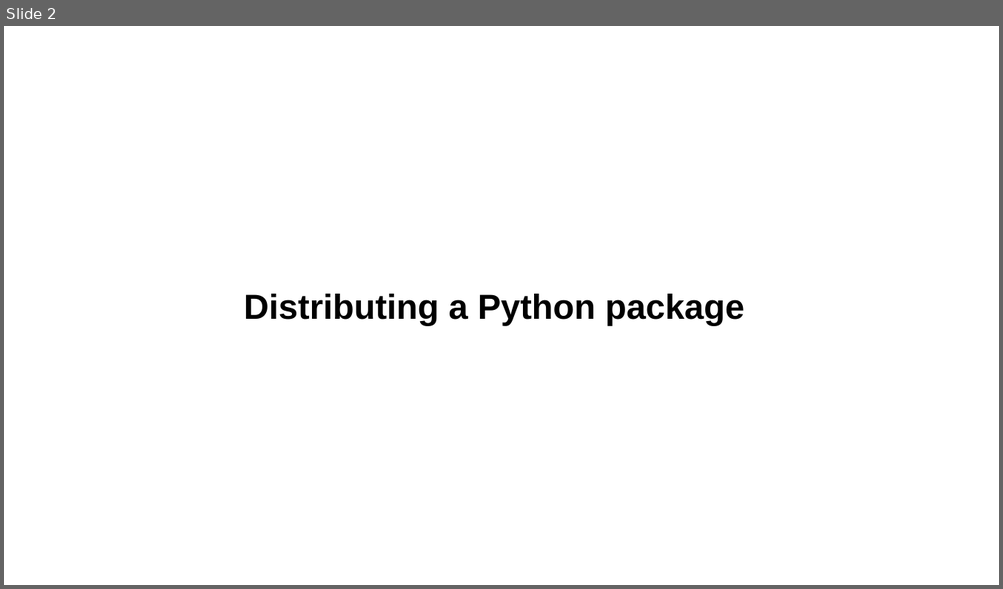
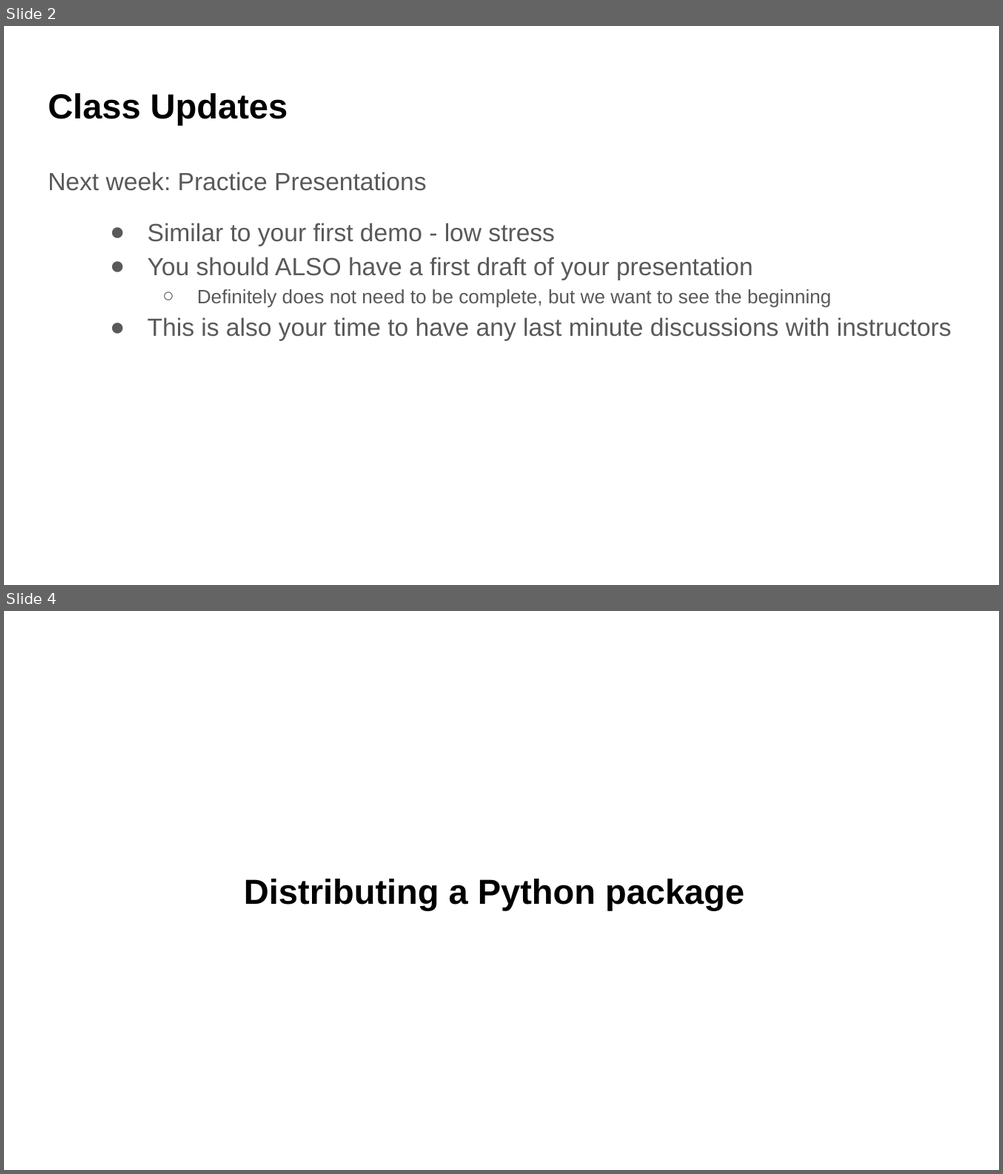
Before and after one commit to UWDATA515/lecture-materials, a slide deck: 09/DATA515_09_Packages.pptx. Shown one above the other, each under a label of ours: slide 2 before the commit, slides 2 and 4 after it; the slides between them are not shown. The pictures are 1003x589 and 1003x1174 pixels, drawn with LibreOffice and Linux fonts; fonts in the diff are those of the drawing; background and template pictures are left out. Boxes give left, top, right and bottom in pixels: in the first picture for what was removed or moved away, otherwise in the second. Text is boxed around its words. In the diff, an @@ line names an element or a change of style, - is before the commit and + after.

```diff
--- a/09/DATA515_09_Packages.pptx
+++ b/09/DATA515_09_Packages.pptx
@@ slide 2 added at <box>4,26,999,585</box>, background picture (left out) @@
@@ title added at <box>48,93,287,125</box>, 25.2 pt, text #000000, bold @@
+Class Updates
@@ text added at <box>48,172,951,340</box>, 18 pt, text #595959 @@
+Next week: Practice Presentations
+● Similar to your first demo - low stress
+● You should ALSO have a first draft of your presentation
+  ○ Definitely does not need to be complete, but we want to see the beginning
+● This is also your time to have any last minute discussions with instructors
@@ what was slide 2 is now slide 4 @@
```
Also in this commit, not shown: 5 slides changed, 1 other slide added, 10 other files.
